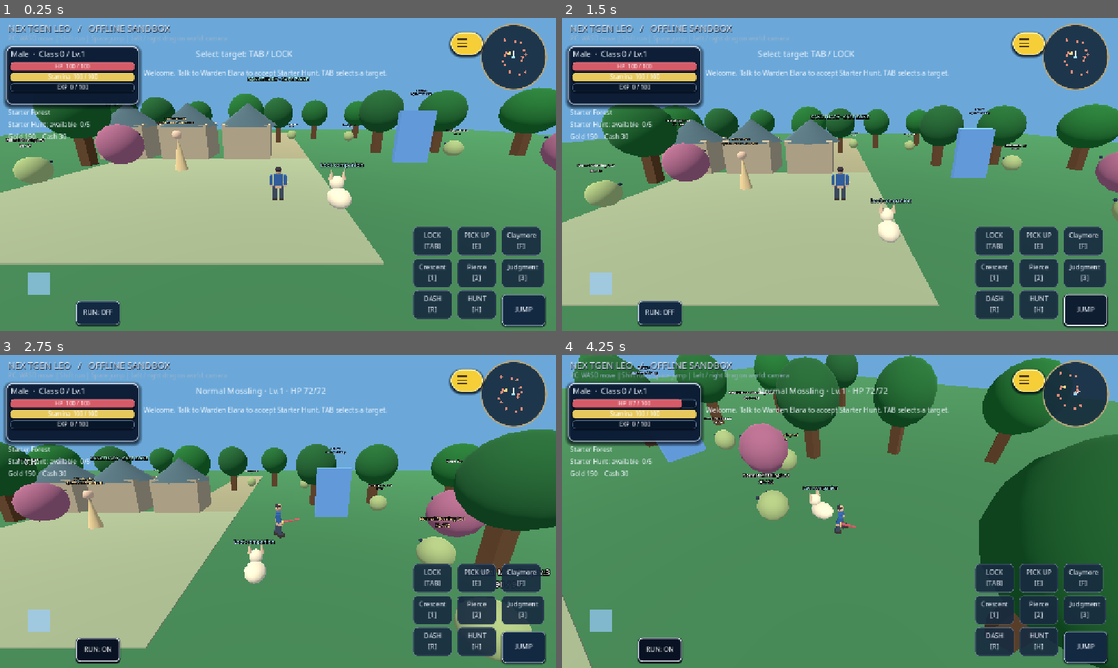
Above: before the commit, frames 1-4 (two rows, left to right).
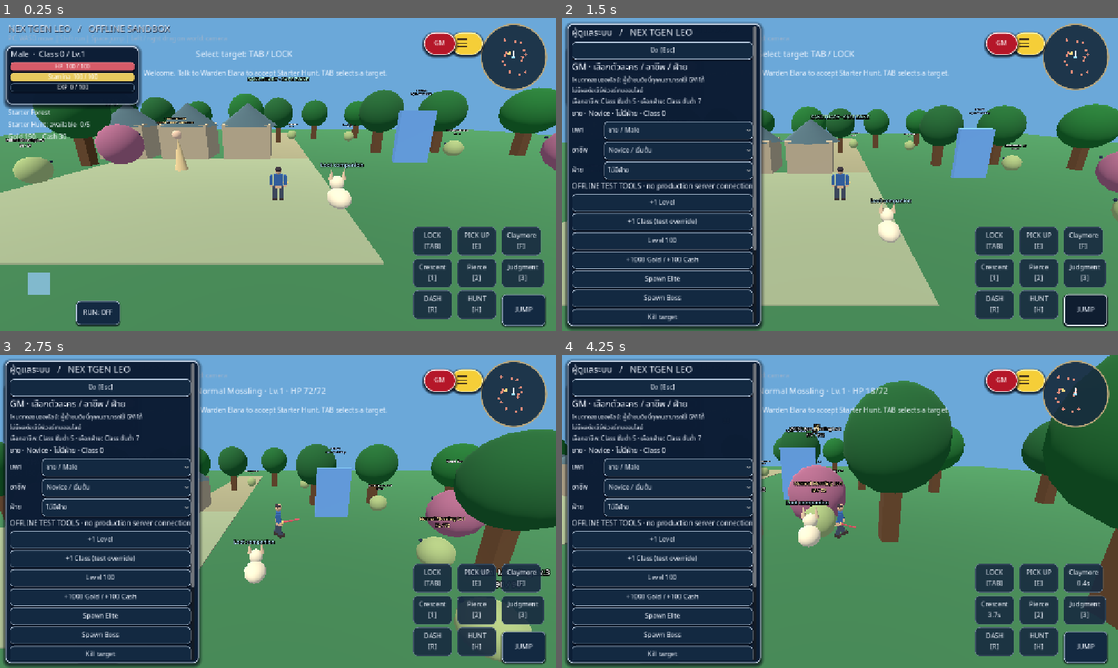
Above: after the commit, the same moments.

Repository: redfullmoon209-debug/NexTgenLeo
Game: Godot game, scene res://scenes/main.tscn
The game is run twice, just before and just after one commit, with the same random seed, the same clock (stepped at 60 frames per second) and the same inputs.
Inputs (mouse positions are in pixels of both pictures, inside the frame that each line leads up to):
- Up to frame 1 (0.25 s): no input
- Up to frame 2 (1.5 s): click (1001, 43) at 0.5 s, where only the run after the commit has a clickable "GM"; click "JUMP" at 1.25 s
- Up to frame 3 (2.75 s): tap Enter at 2 s; move the mouse to (400, 495) at 2.02 s; hold D from 2.03 s (still down); tap Tab at 2.1 s; click (400, 495) at 2.17 s; tap Space at 2.27 s
- Up to frame 4 (4.25 s): release D at 2.75 s; drag from (728, 527) to (812, 574) at 2.77 s; move the mouse to (895, 442) at 3.52 s; hold D from 3.53 s (still down); tap 1 at 3.6 s

The runs differ from the first frame. In frame 1, 0.5% of the frame differs, in the area x 75-83%, y 4-13%; in frame 2, 33%; in frame 3, 33%; in frame 4, 64%, in the area x 0-100%, y 0-100%.

Commit message:
Restore red GM orb for offline sandbox testing; retain server-verified GM restriction online

Diff:
--- a/scripts/gameplay.gd
+++ b/scripts/gameplay.gd
@@ -432,15 +432,15 @@
 	owner_gm_button.name = "OwnerGMButton"
 	owner_gm_button.size = Vector2(52, 52)
 	owner_gm_button.z_index = 102
-	owner_gm_button.tooltip_text = "เครื่องมือเจ้าของระบบ — ต้องยืนยันตัวตน"
+	owner_gm_button.tooltip_text = "GM ทดสอบออฟไลน์ — คำสั่งไม่ส่งไปเซิร์ฟเวอร์"
 	owner_gm_button.set_meta("leo_fantasy_skin", true)
 	owner_gm_button.add_theme_font_size_override("font_size", 15)
 	owner_gm_button.add_theme_color_override("font_color", Color.WHITE)
 	owner_gm_button.add_theme_stylebox_override("normal", _menu_orb_style(Color("b51729"), Color("ffe1e3")))
 	owner_gm_button.add_theme_stylebox_override("hover", _menu_orb_style(Color("e03942"), Color("ffffff")))
 	owner_gm_button.add_theme_stylebox_override("pressed", _menu_orb_style(Color("7e101e"), Color("fff4f4")))
-	owner_gm_button.hide()
 	buttons.append(owner_gm_button)
+	_refresh_gm_button()
 
 func _toggle_player_dropdown() -> void:
 	if player_dropdown.visible:
@@ -476,12 +476,23 @@
 			rects[str(menu_id)] = [rect.get_center().x, rect.get_center().y]
 	return rects
 
+func _can_use_gm() -> bool:
+	# Offline Sandbox is a PUBLIC playtest. Local GM is a development tool and
+	# cannot grant server authority; anyone visiting the sandbox can use it.
+	# While connecting/online, GM is strictly gated by server confirmation.
+	return (not network.active and not network.connecting) or gm_authorized
+
+func _refresh_gm_button() -> void:
+	var allowed := _can_use_gm()
+	if is_instance_valid(owner_gm_button):
+		owner_gm_button.visible = allowed
+		owner_gm_button.tooltip_text = "GM ทดสอบออฟไลน์ (สำหรับผู้ทดสอบทุกคน)" if not network.active and not network.connecting else "GM เจ้าของเซิร์ฟเวอร์ (ยืนยันสิทธิ์แล้ว)"
+	if not allowed and active_panel == "GM":
+		_close_panel()
+
 func _set_gm_authorized(authorized: bool) -> void:
 	gm_authorized = authorized
-	if is_instance_valid(owner_gm_button):
-		owner_gm_button.visible = authorized
-	if not authorized and active_panel == "GM":
-		_close_panel()
+	_refresh_gm_button()
 
 func _owner_login_panel() -> void:
 	menu.add_child(_label("ยืนยันเจ้าของระบบกับเซิร์ฟเวอร์ผ่าน WSS เท่านั้น\nเว็บไซต์สาธารณะไม่เก็บรหัส GM และไม่ให้สิทธิ์แก่ผู้เล่นทั่วไป", 14))
@@ -532,8 +543,9 @@
 	notice.size = Vector2(600, 75)
 	notice.autowrap_mode = TextServer.AUTOWRAP_WORD_SMART
 	world.hud.add_child(notice)
-	# One shared gold menu for every player; the separate red GM control
-	# is hidden until the trusted server confirms an owner-only role.
+	# The gold menu is shared by all players. In the public Offline Sandbox,
+	# the separate red GM orb exposes LOCAL TEST TOOLS to all visitors.
+	# Once a server connection begins, it requires server owner verification.
 	_build_player_dropdown()
 	var controls := ["LOCK\n[TAB]", "PICK UP\n[E]", "ATK\n[F]", "1\nCrescent", "2\nPierce", "3\nJudgment", "DASH\n[R]", "HUNT\n[H]"]
 	for i in range(controls.size()):
@@ -985,8 +997,8 @@
 	return str(names.get(name, name))
 
 func _show_panel(name: String) -> void:
-	if name == "GM" and not gm_authorized:
-		_tell("เมนู GM ใช้ได้เฉพาะเจ้าของที่ผ่านการยืนยันสิทธิ์กับเซิร์ฟเวอร์")
+	if name == "GM" and not _can_use_gm():
+		_tell("GM ออนไลน์ใช้ได้เฉพาะเจ้าของที่ผ่านการยืนยันสิทธิ์กับเซิร์ฟเวอร์")
 		return
 	_close_player_dropdown()
 	if panel.visible and active_panel == name:
@@ -1373,8 +1385,9 @@
 	_save()
 
 func _gm() -> void:
-	if not gm_authorized: return
+	if not _can_use_gm() or network.active or network.connecting: return
 	menu.add_child(_label("GM · เลือกตัวละคร / อาชีพ / ฝ่าย",20))
+	menu.add_child(_label("โหมดทดสอบออฟไลน์: ผู้เข้าชมเว็บนี้ทุกคนสามารถใช้ GM ได้\nไม่มีผลต่อเซิร์ฟเวอร์เกมออนไลน์", 13))
 	menu.add_child(_label("เลือกอาชีพ: Class ขั้นต่ำ 5 · เลือกฝ่าย: Class ขั้นต่ำ 7",14))
 	gm_summary = _label("")
 	menu.add_child(gm_summary)
@@ -1549,7 +1562,7 @@
 		gm_summary.text = "%s · %s · %s · Class %d" % ["ชาย" if GameState.gender == "Male" else "หญิง",str(job.get("name","Novice")),GameState.faction if not GameState.faction.is_empty() else "ไม่มีฝ่าย",GameState.class_rank]
 
 func _gm_select(kind: String, value: String, persist := true) -> bool:
-	if not gm_authorized or network.active or network.connecting: return false
+	if not _can_use_gm() or network.active or network.connecting: return false
 	match kind:
 		"gender":
 			if value not in ["Male","Female"]: return false
